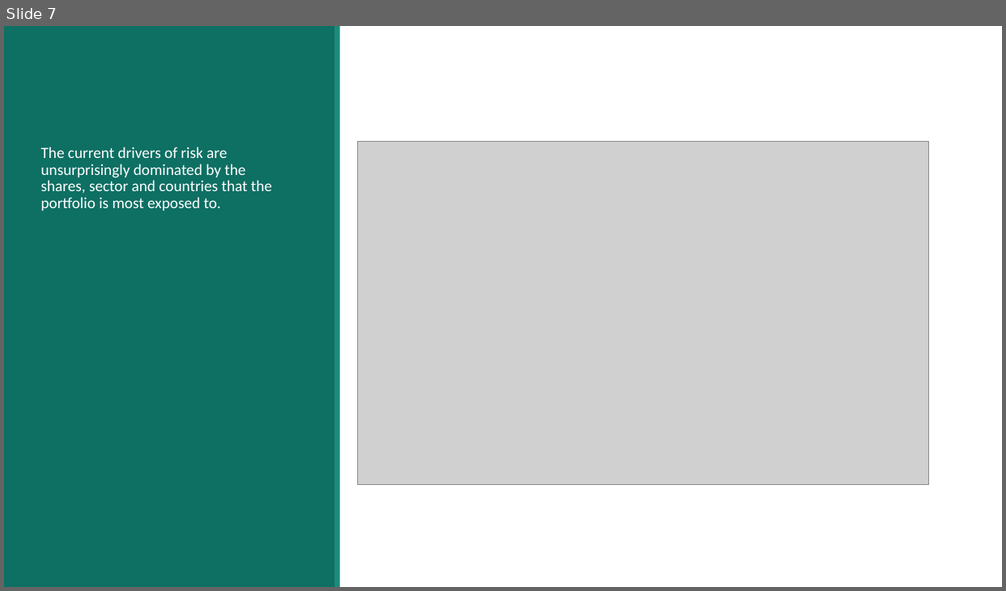
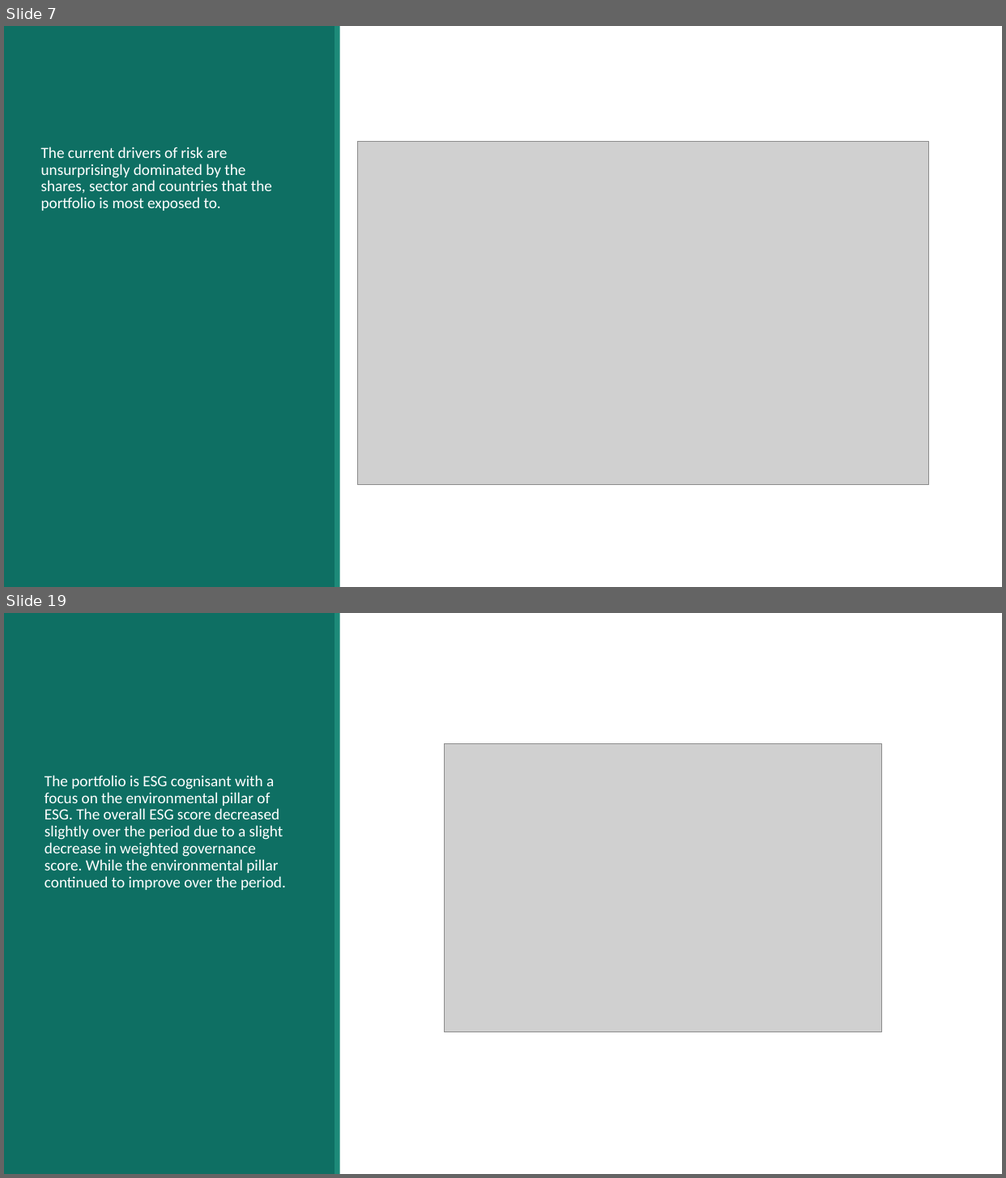
Before and after one commit to nickdc01/ninetyone_techinal_assesment, a slide deck: Final Presentation.pptx. Shown one above the other, each under a label of ours: slide 7 before the commit, slides 7 and 19 after it; the slides between them are not shown. The pictures are 1006x591 and 1006x1178 pixels, drawn with LibreOffice and Linux fonts; fonts in the diff are those of the drawing; grey boxes stand for pictures. Boxes give left, top, right and bottom in pixels: in the first picture for what was removed or moved away, otherwise in the second. Text is boxed around its words. In the diff, an @@ line names an element or a change of style, - is before the commit and + after.

```diff
--- a/Final Presentation.pptx
+++ b/Final Presentation.pptx
@@ slide 19 added at [4,613,1002,1174], background #FFFFFF; not listed: 2 template elements that a slide beside it also shows @@
@@ picture added at [444,744,881,1033] @@
@@ text added at [44,775,286,890], 15 pt, text #FFFFFF @@
+The portfolio is ESG cognisant with a focus on the environmental pillar of ESG. The overall ESG score decreased slightly over the period due to a slight decrease in weighted governance score. While the environmental pillar continued to improve over the period.
```
Also in this commit, not shown: 2 slides changed, 13 other slides added, 5 other files.
